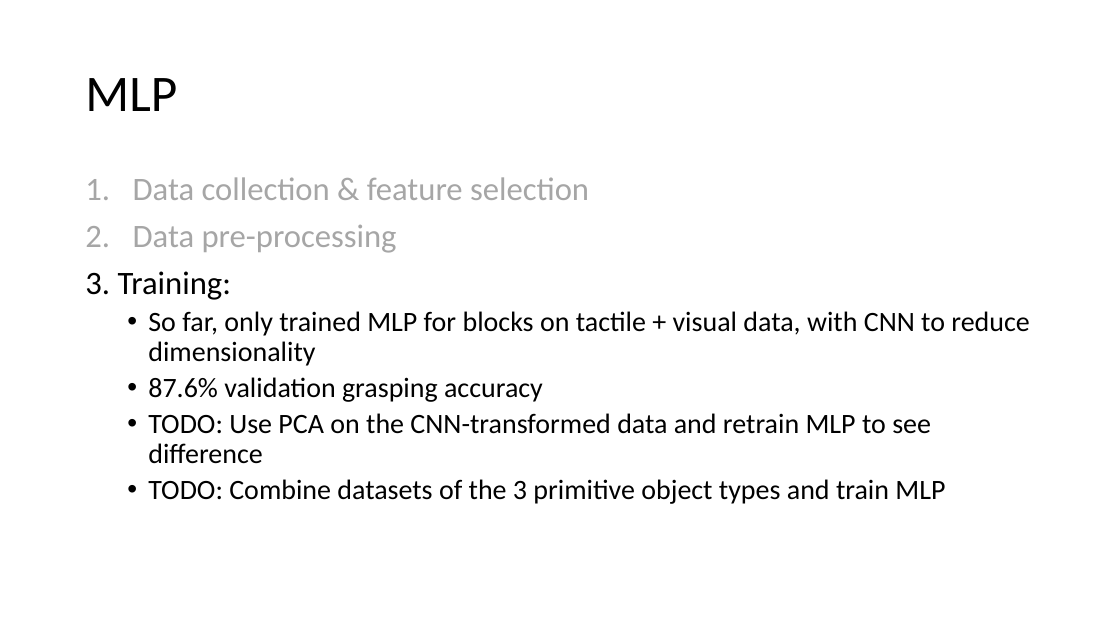
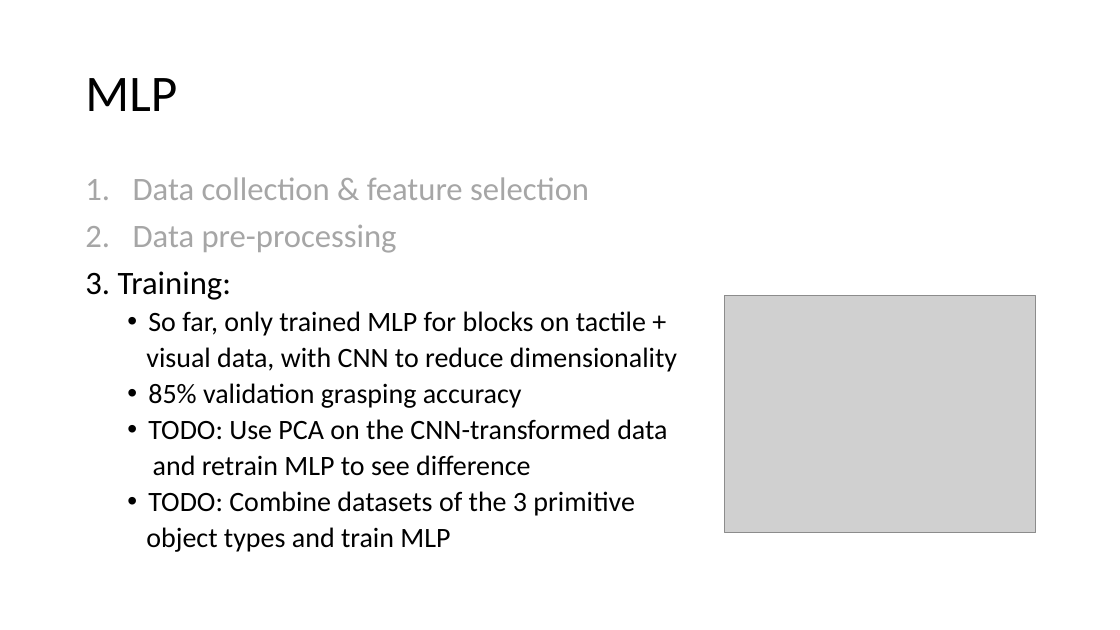
Before and after one commit to jhtkoo0426/UCL-FYP, a slide deck: slide 5 of docs/Resources/Slides/SML Meeting 5 (March 21, 2023).pptx. Drawn at 1120x630 pixels with LibreOffice and Linux fonts; fonts in the diff are those of the drawing; grey boxes stand for pictures. Boxes give left, top, right and bottom in pixels: in the first picture for what was removed or moved away, otherwise in the second. Text is boxed around its words. In the diff, an @@ line names an element or a change of style, - is before the commit and + after.

Commit message:
Updated SML slides

```diff
--- a/docs/Resources/Slides/SML Meeting 5 (March 21, 2023).pptx
+++ b/docs/Resources/Slides/SML Meeting 5 (March 21, 2023).pptx
@@ picture added at box(725, 296, 1037, 533) @@
@@ text at box(146, 311, 677, 552): text changed @@
-  • So far, only trained MLP for blocks on tactile + visual data, with CNN to reduce dimensionality
-  • 87.6% validation grasping accuracy
-  • TODO: Use PCA on the CNN-transformed data and retrain MLP to see difference
-  • TODO: Combine datasets of the 3 primitive object types and train MLP
+  • So far, only trained MLP for blocks on tactile +
+  visual data, with CNN to reduce dimensionality
+  • 85% validation grasping accuracy
+  • TODO: Use PCA on the CNN-transformed data
+  and retrain MLP to see difference
+  • TODO: Combine datasets of the 3 primitive
+  object types and train MLP
```
Also in this commit, not shown: 1 other slide changed, 2 slides added.
